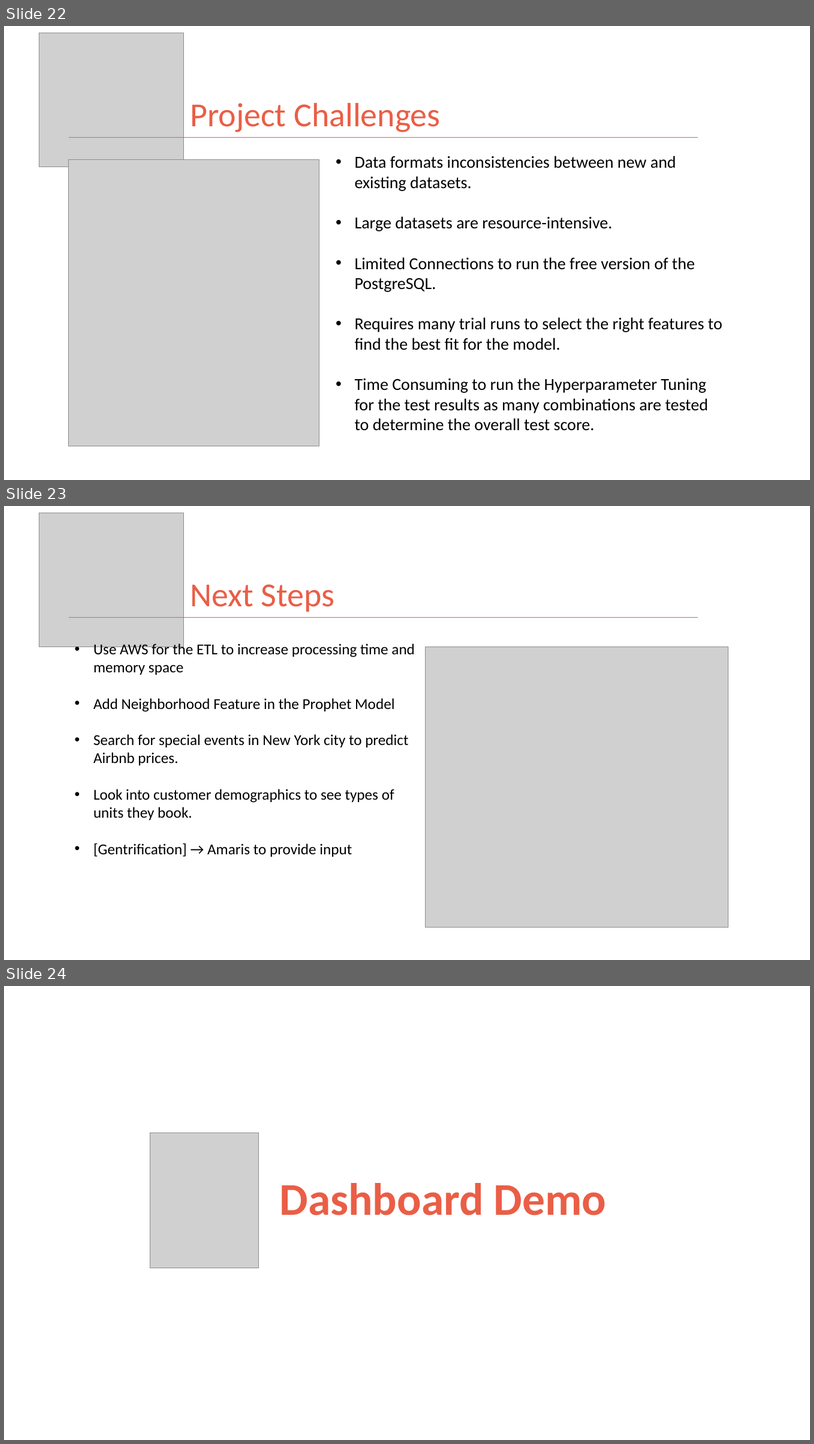
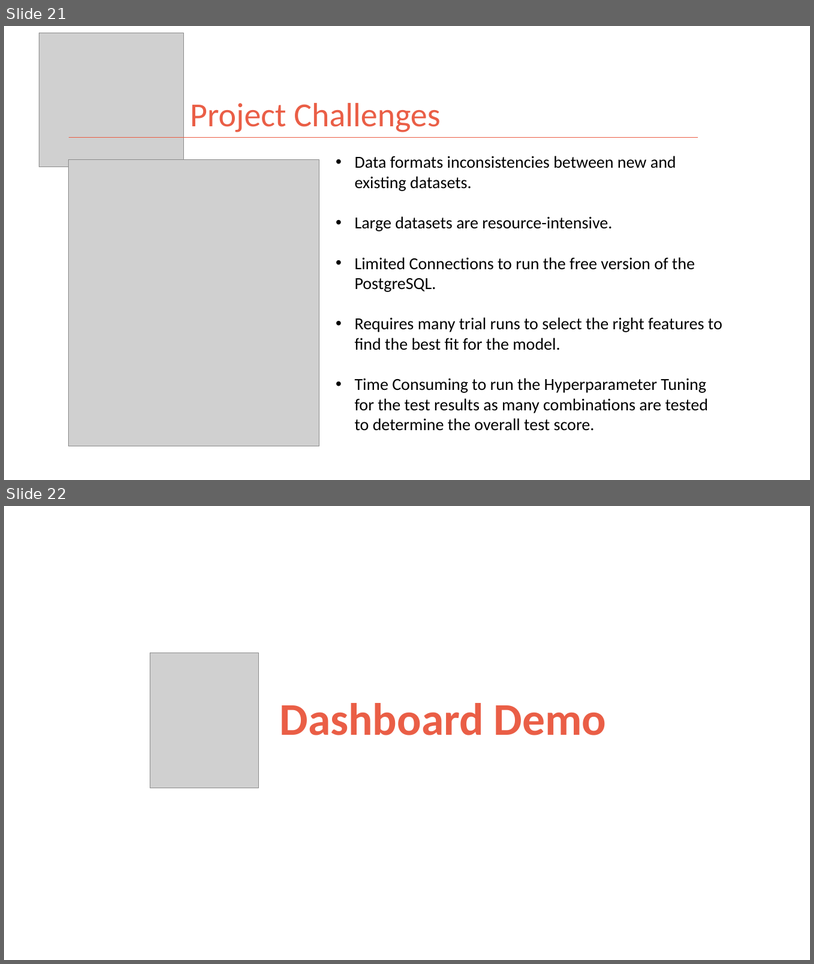
Before and after one commit to kman4/AirbnbPredictions, a slide deck: Airbnb Price Predictions (Model).pptx. Shown one above the other, each under a label of ours: slides 22, 23 and 24 before the commit, slides 21 and 22 after it. The pictures are 814x1444 and 814x964 pixels, drawn with LibreOffice and Linux fonts; fonts in the diff are those of the drawing; grey boxes stand for pictures. Boxes give left, top, right and bottom in pixels: in the first picture for what was removed or moved away, otherwise in the second. Text is boxed around its words. In the diff, an @@ line names an element or a change of style, - is before the commit and + after.

```diff
--- a/Airbnb Price Predictions (Model).pptx
+++ b/Airbnb Price Predictions (Model).pptx
@@ slide 23 removed at <box>4,506,810,960</box>, background #FFFFFF @@
@@ picture removed at <box>39,513,183,647</box> @@
@@ title removed at <box>190,584,335,612</box> @@
-Next Steps
@@ line removed from (69, 618) to (698, 618) @@
@@ text removed at <box>93,642,415,856</box> @@
-• Use AWS for the ETL to increase processing time and memory space
-• Add Neighborhood Feature in the Prophet Model
-• Search for special events in New York city to predict Airbnb prices.
-• Look into customer demographics to see types of units they book.
-• [Gentrification] → Amaris to provide input
@@ picture removed at <box>426,647,729,927</box> @@
@@ what was slide 22 is now slide 21 @@
@@ what was slide 24 is now slide 22 @@
```
Also in this commit, not shown: 1 slide changed, 1 other slide removed.
